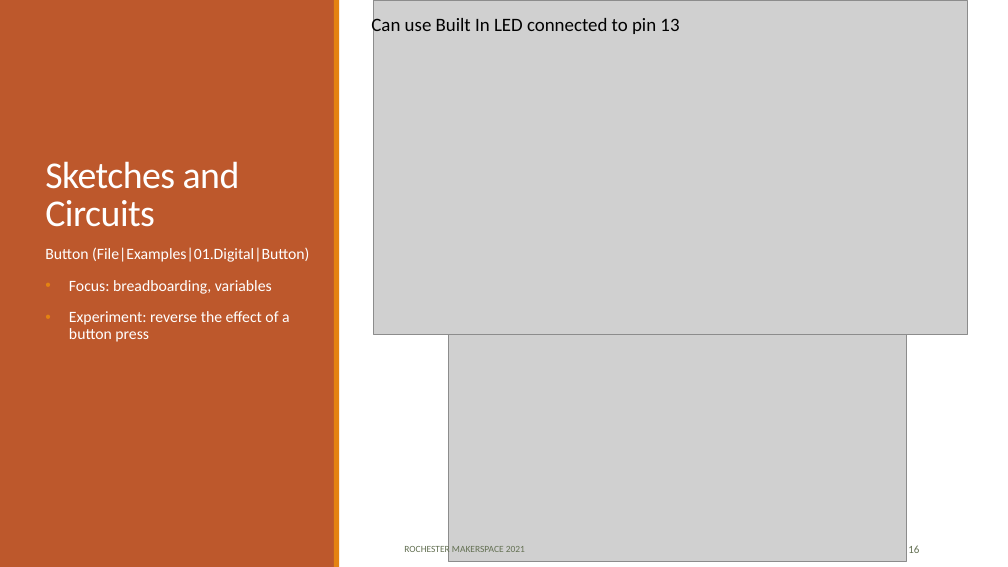
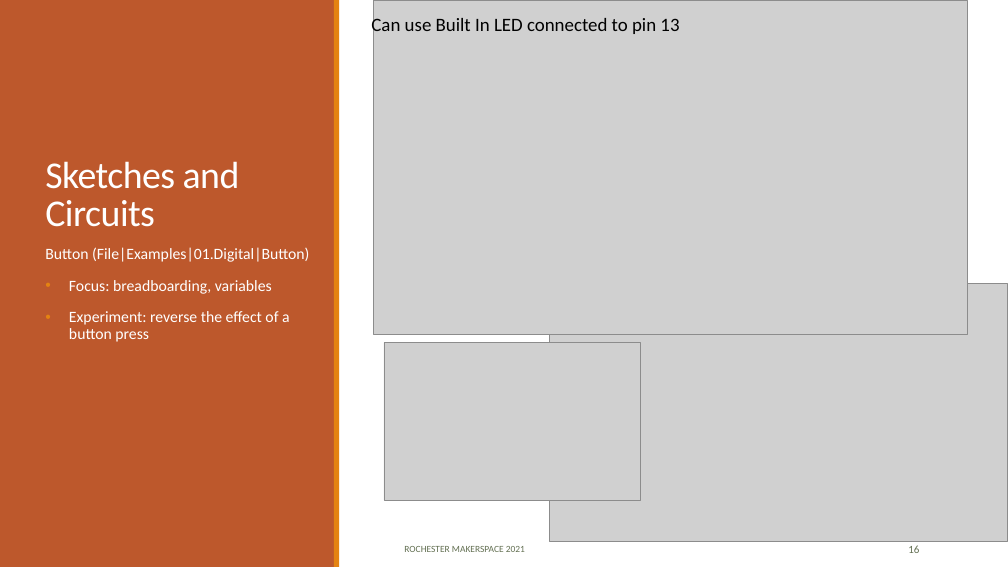
Before and after one commit to RochesterMakerSpace/ArduinoClass, a slide deck: slide 16 of docs/Introduction to Arduino.pptx. Drawn at 1008x567 pixels with LibreOffice and Linux fonts; fonts in the diff are those of the drawing; grey boxes stand for pictures. Boxes give left, top, right and bottom in pixels: in the first picture for what was removed or moved away, otherwise in the second. Text is boxed around its words. In the diff, an @@ line names an element or a change of style, - is before the commit and + after.

```diff
--- a/docs/Introduction to Arduino.pptx
+++ b/docs/Introduction to Arduino.pptx
@@ picture: place and size @@
-picture at bbox=[448, 303, 907, 561]
+picture at bbox=[550, 284, 1008, 541]
@@ picture added at bbox=[384, 343, 640, 500] @@
```
Also in this commit, not shown: 1 other slide changed, 2 other files.
